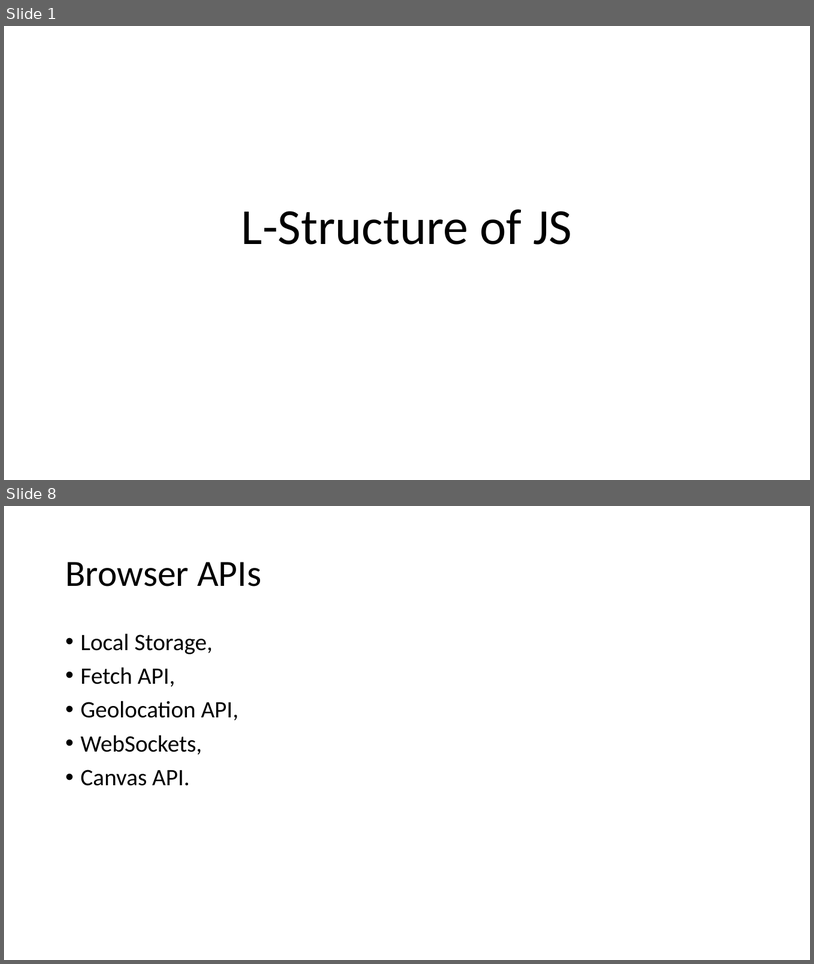
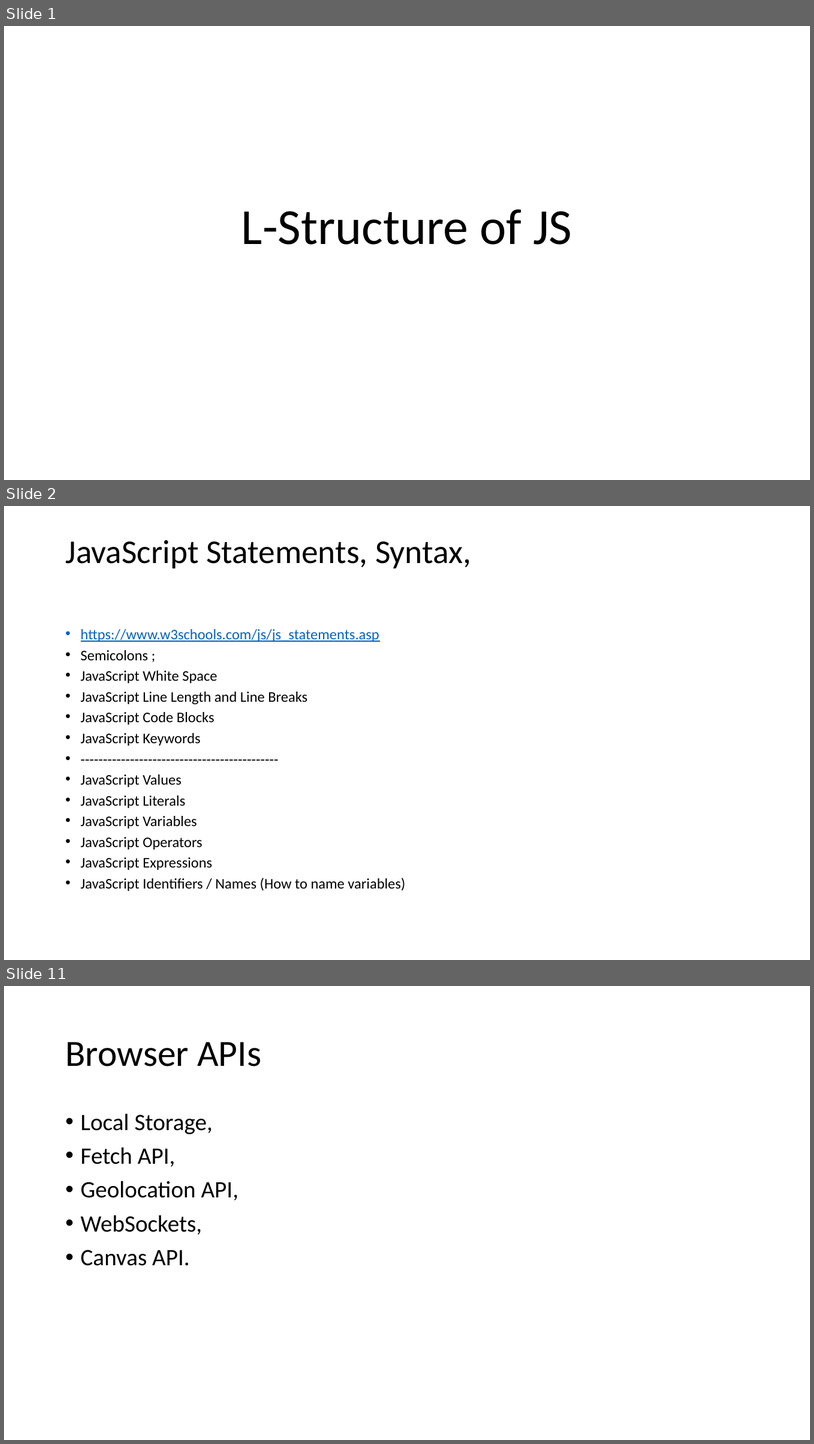
Before and after one commit to babumiya435/Portfolio, a slide deck: usp/Lstructure.pptx. Shown one above the other, each under a label of ours: slides 1 and 8 before the commit, slides 1, 2 and 11 after it; the slides between them are not shown. The pictures are 814x964 and 814x1444 pixels, drawn with LibreOffice and Linux fonts; fonts in the diff are those of the drawing. Boxes give left, top, right and bottom in pixels: in the first picture for what was removed or moved away, otherwise in the second. Text is boxed around its words. In the diff, an @@ line names an element or a change of style, - is before the commit and + after.

```diff
--- a/usp/Lstructure.pptx
+++ b/usp/Lstructure.pptx
@@ slide 2 added at (4,506,810,960), background #FFFFFF @@
@@ title added at (65,540,471,568), 39.6 pt, text #000000 @@
+JavaScript Statements, Syntax,
@@ text added at (81,629,405,891), 17.5 pt, text #000000 @@
+• https://www.w3schools.com/js/js_statements.asp
+• Semicolons ;
+• JavaScript White Space
+• JavaScript Line Length and Line Breaks
+• JavaScript Code Blocks
+• JavaScript Keywords
+• --------------------------------------------
+• JavaScript Values
+• JavaScript Literals
+• JavaScript Variables
+• JavaScript Operators
+• JavaScript Expressions
+• JavaScript Identifiers / Names (How to name variables)
@@ what was slide 8 is now slide 11 @@
```
Also in this commit, not shown: 8 slides changed, 11 other slides added.
